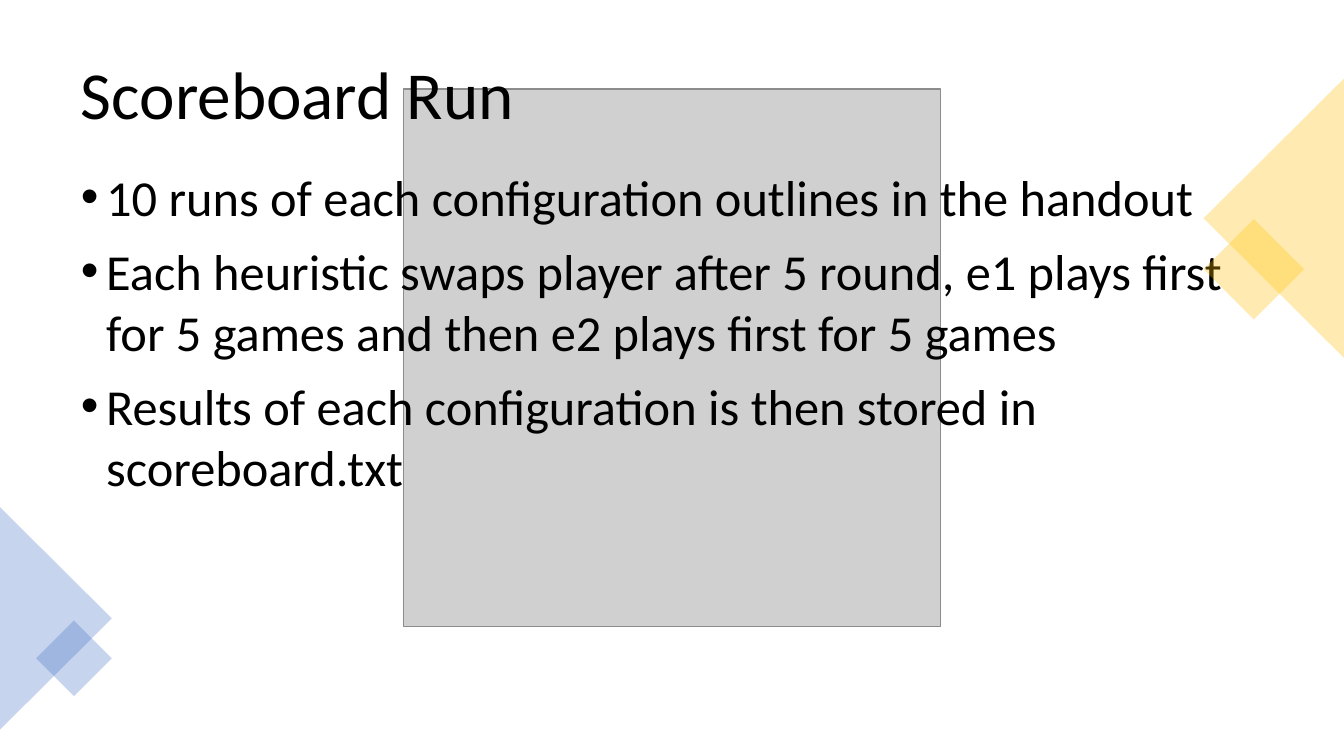
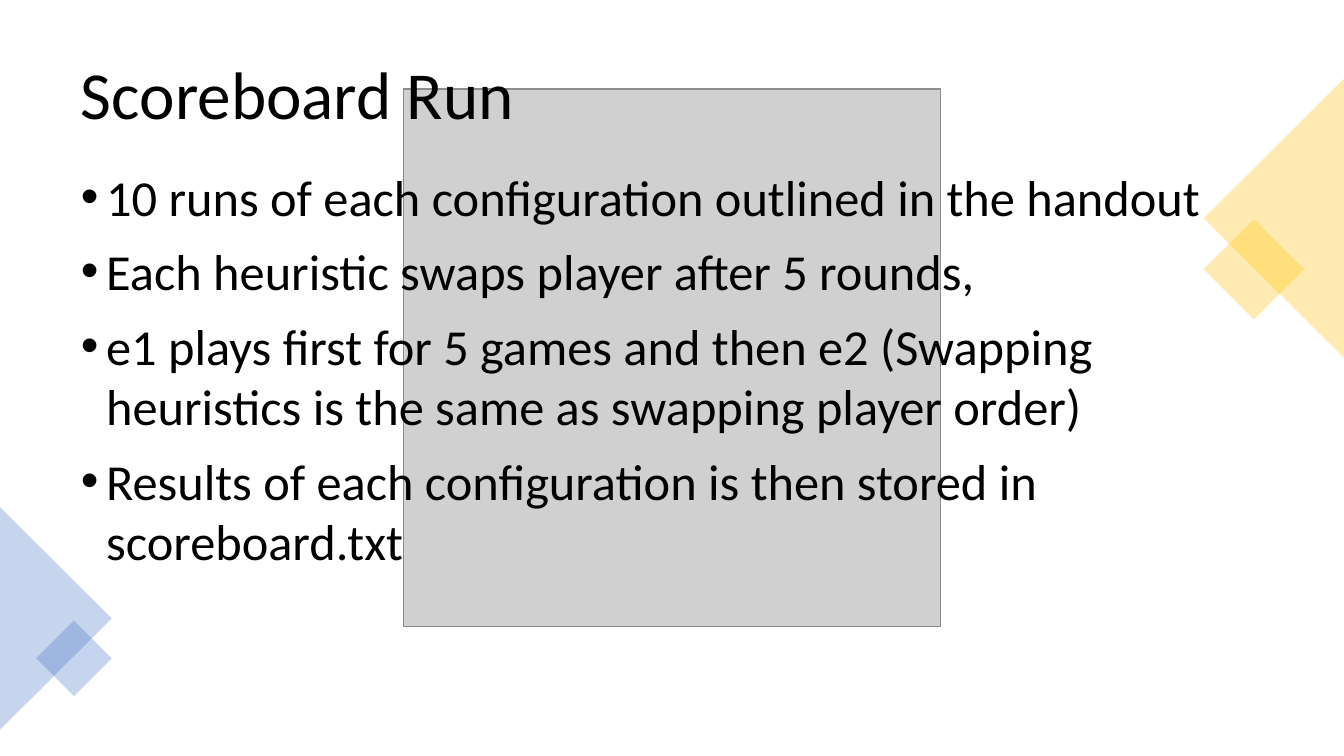
Before and after one commit to mhege/COMP-472, a slide deck: slide 4 of MiniProject2/MP2_COMP_472.pptx. Drawn at 1344x756 pixels with LibreOffice and Linux fonts; fonts in the diff are those of the drawing; grey boxes stand for pictures. Boxes give left, top, right and bottom in pixels: in the first picture for what was removed or moved away, otherwise in the second. Text is boxed around its words. In the diff, an @@ line names an element or a change of style, - is before the commit and + after.

```diff
--- a/MiniProject2/MP2_COMP_472.pptx
+++ b/MiniProject2/MP2_COMP_472.pptx
@@ text at (106,174,1199,437): text changed @@
-• 10 runs of each configuration outlines in the handout
-• Each heuristic swaps player after 5 round, e1 plays first for 5 games and then e2 plays first for 5 games
+• 10 runs of each configuration outlined in the handout
+• Each heuristic swaps player after 5 rounds,
+• e1 plays first for 5 games and then e2 (Swapping heuristics is the same as swapping player order)
```
Also in this commit, not shown: 2 other files.
